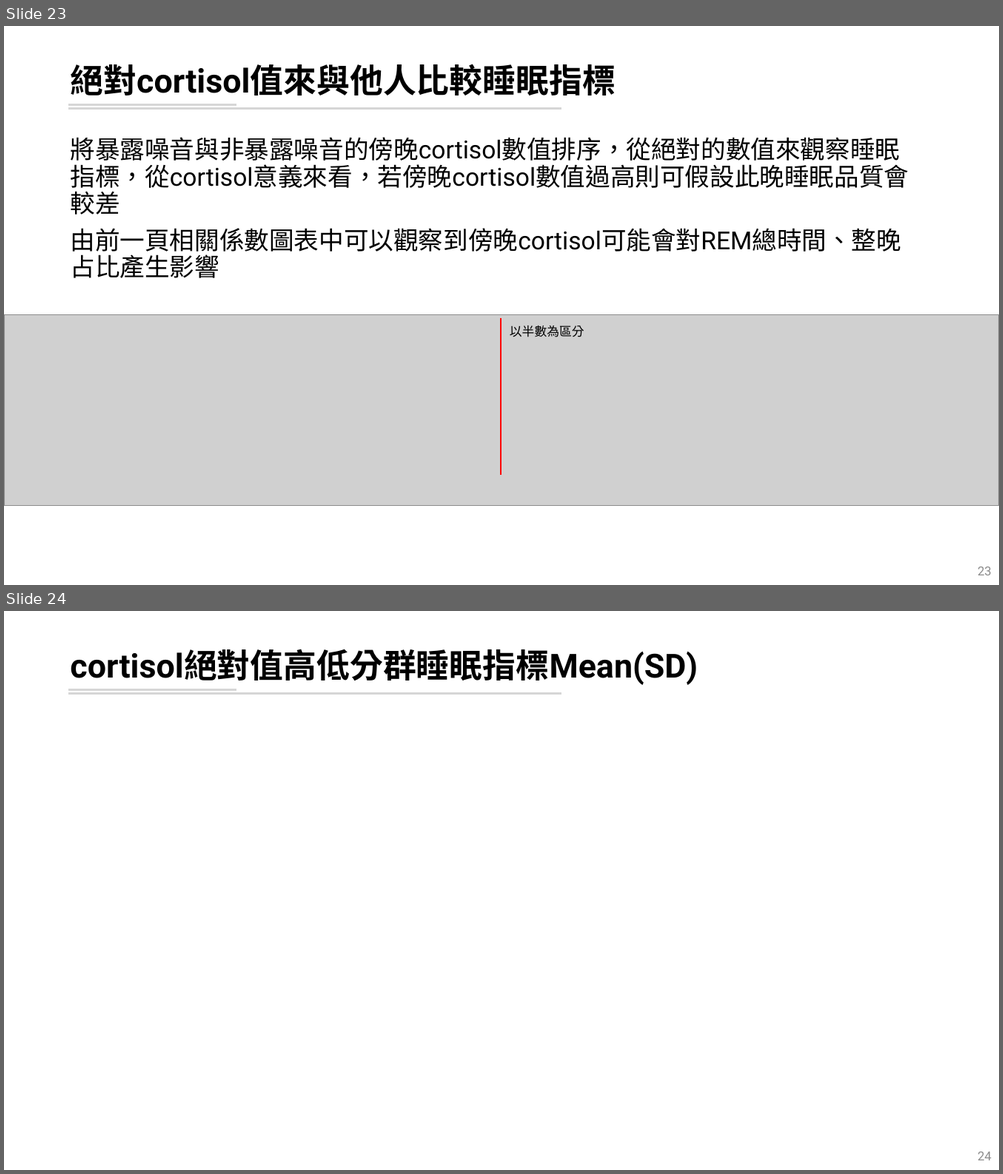
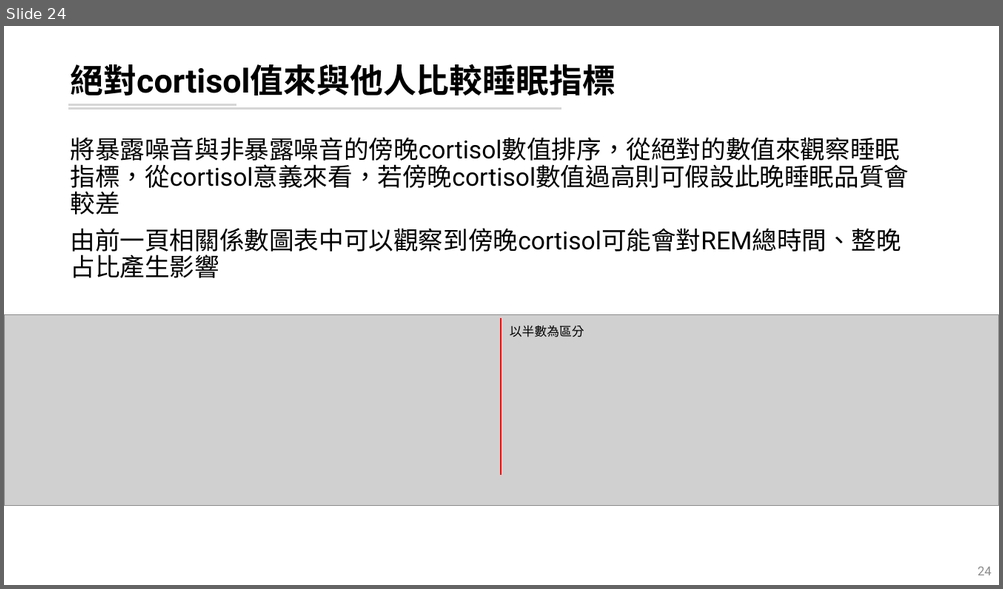
Before and after one commit to leooel97895750/REM_DataMining, a slide deck: 20210804_REM分析.pptx. Shown one above the other, each under a label of ours: slides 23 and 24 before the commit, slide 24 after it. The pictures are 1003x1174 and 1003x589 pixels, drawn with LibreOffice and Linux fonts; fonts in the diff are those of the drawing; grey boxes stand for pictures. Boxes give left, top, right and bottom in pixels: in the first picture for what was removed or moved away, otherwise in the second. Text is boxed around its words. In the diff, an @@ line names an element or a change of style, - is before the commit and + after.

```diff
--- a/20210804_REM分析.pptx
+++ b/20210804_REM分析.pptx
@@ slide 24 removed at box(4, 611, 999, 1170), background #FFFFFF; not listed: 2 template elements that a slide beside it also shows @@
@@ title removed at box(70, 649, 697, 685) @@
-cortisol絕對值高低分群睡眠指標Mean(SD)
@@ page number removed at box(977, 1152, 991, 1161) @@
-24
@@ what was slide 23 is now slide 24 @@
@@ page number at box(977, 567, 991, 576): text changed @@
-23
+24
```
Also in this commit, not shown: 6 slides changed, 2 slides added, 1 other slide removed, 2 other files.
